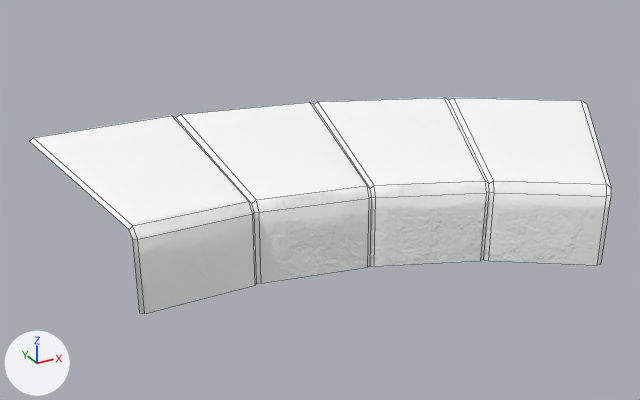
What one commit did to the FBX model Flicker/Assets/Assets/Meshes/Enviroment/SM_I_GroundFloor.fbx.
Camera for both pictures: a camera (50 mm lens) standing at (-0.96, -0.37, 1.27) and looking at (0.68, 2.62, -0.22). Lighting does not change. The marker at lower left points along +X, +Y and +Z. Mesh edges are drawn as thin lines. Where no turn or scale is listed for an object, it has been applied to the vertices.

The first picture shows 'GroundFloorS'.
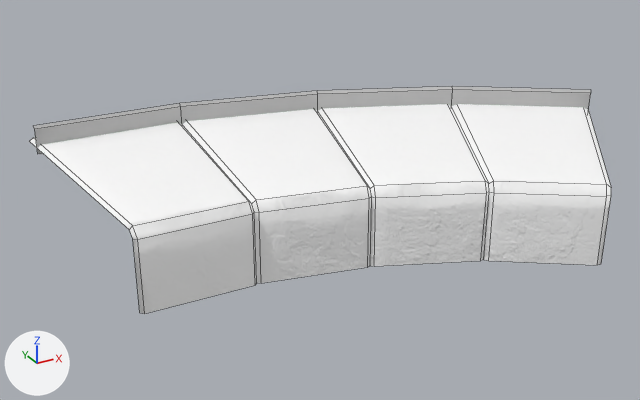
Boxes (x1, y1, x2, y2) around the edits, measured in the pictures (640 x 400 px):
'GroundFloorSkirting', added: after (33, 86, 591, 154)

What changed in the scene script:
```text
Add mat_lambert11:
    mat_lambert11 = principled_material('lambert11')
    mat_lambert11.base_color = (0.5, 0.5, 0.5)  # grey #bcbcbc
Add me_mesh_1:
    me_mesh_1.from_pydata([(2.06, 2.52, -0.04), (1.53, 2.87, -0.04), (0.94, 3.11, -0.04), (0.32, 3.24, -0.04), (-0.32, 3.24, -0.04), (2.07, 2.53, 0.08), (2.06, 2.52, 0.07), (1.53, 2.87, 0.07), (1.54, 2.88, 0.08), (0.94, 3.11, 0.07), (0.95, 3.13, 0.08), (0.32, 3.24, 0.07), (0.32, 3.25, 0.08), (-0.32, 3.24, 0.07), (-0.32, 3.25, 0.08)], [], [(6, 7, 1, 0), (7, 9, 2, 1), (9, 11, 3, 2), (11, 13, 4, 3), (6, 5, 8, 7), (7, 8, 10, 9), (9, 10, 12, 11), (11, 12, 14, 13)])
    me_mesh_1.materials.append(mat_lambert11)  # grey #bcbcbc
Add ob_groundfloorskirting:
    ob_groundfloorskirting = bpy.data.objects.new('GroundFloorSkirting', me_mesh_1)
    ob_groundfloorskirting.location = (0.0, 0.0, 0.0)
```
